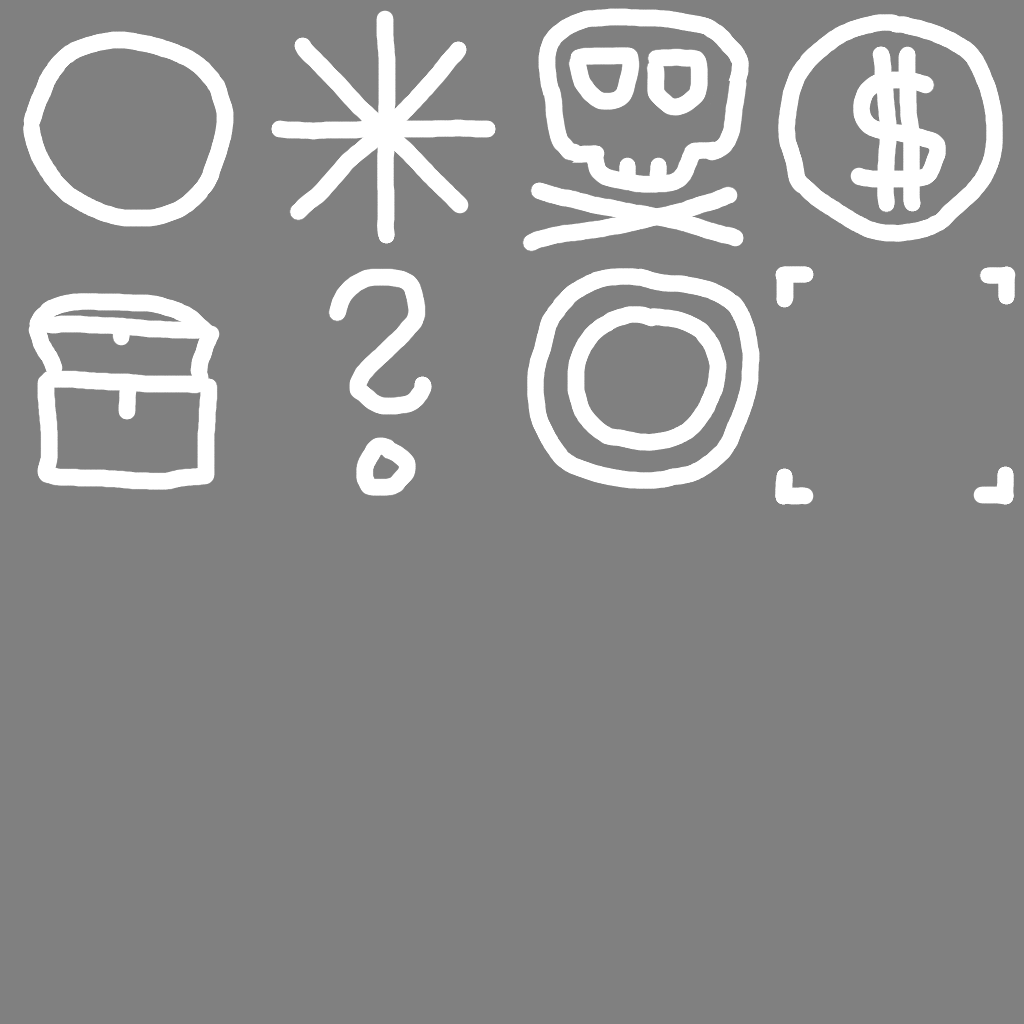
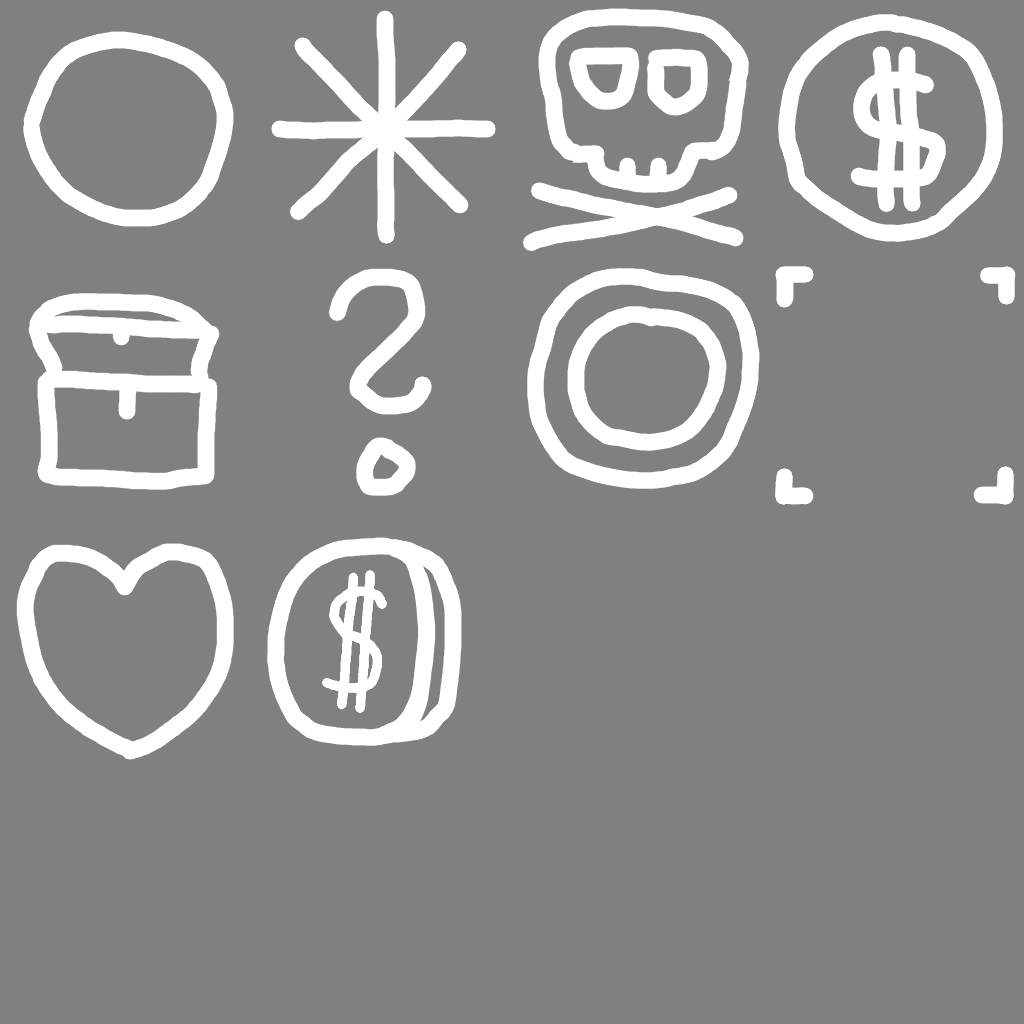
Layer changes from the first 1024 x 1024 image to the second:
painted on "Background" over box(16, 537, 474, 760)
